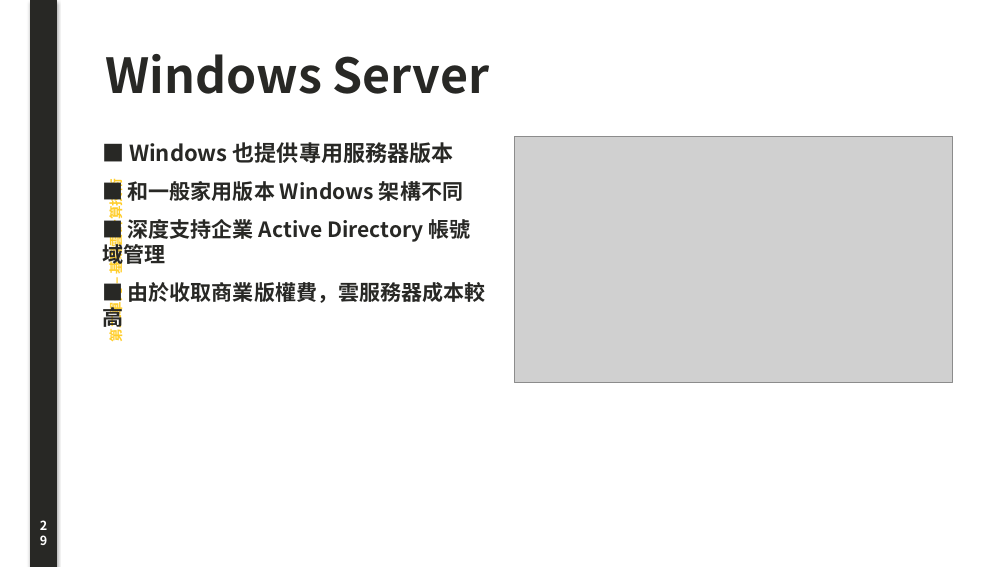
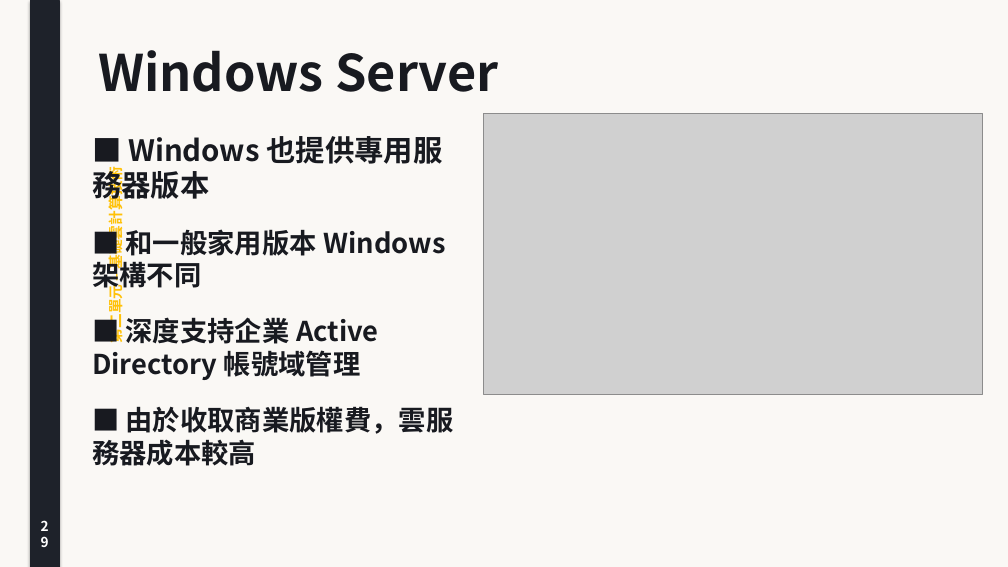
Before and after one commit to joe-ging/seed-cloud-curriculum, a slide deck: slide 29 of downloads/Deck01_Cloud_Foundations_Lecture_Note.pptx. Drawn at 1008x567 pixels with LibreOffice and Linux fonts; fonts in the diff are those of the drawing; grey boxes stand for pictures. Boxes give left, top, right and bottom in pixels: in the first picture for what was removed or moved away, otherwise in the second. Text is boxed around its words. In the diff, an @@ line names an element or a change of style, - is before the commit and + after.

```diff
--- a/downloads/Deck01_Cloud_Foundations_Lecture_Note.pptx
+++ b/downloads/Deck01_Cloud_Foundations_Lecture_Note.pptx
@@ rectangle added at (x1=0, y1=0, x2=1008, y2=567), fill #FAF8F5 @@
@@ rectangle at (x1=30, y1=0, x2=59, y2=567): fill #282825 to #1E222A; outline #282825 0.75 pt to #1E222A 0.75 pt @@
@@ text "第二單元 – 基礎雲計算技術" at (x1=104, y1=177, x2=125, y2=342): size 13 to 14 pt, text colour #FFCE2B to #FFC107 @@
@@ text "Windows Server" moved from (x1=106, y1=54, x2=489, y2=94) to (x1=98, y1=50, x2=498, y2=92) @@
@@ text "Windows Server" at (x1=98, y1=50, x2=498, y2=92): size 46 to 48 pt, text colour #282825 to #181A20 @@
@@ picture resized from (x1=514, y1=136, x2=953, y2=383) to (x1=484, y1=113, x2=983, y2=394) @@
@@ text "■ Windows 也提供專用服務器版本" moved from (x1=102, y1=142, x2=486, y2=330) to (x1=92, y1=136, x2=454, y2=466) @@
@@ text "■ Windows 也提供專用服務器版本" at (x1=92, y1=136, x2=454, y2=466): size 21 to 28 pt in "■ Windows 也提供專用服務器版本"; text colour #282825 to #181A20; size 20 to 26 pt in "■ 和一般家用版本 Windows 架構不同", "■ 深度支持企業 Active Directory 帳號域管理", "■ 由於收取商業版權費，雲服務器成本較高"; more space between paragraphs @@
@@ text "29" at (x1=30, y1=514, x2=59, y2=544): size 12 to 13 pt @@
```
Also in this commit, not shown: 39 other slides changed, 43 other files.
